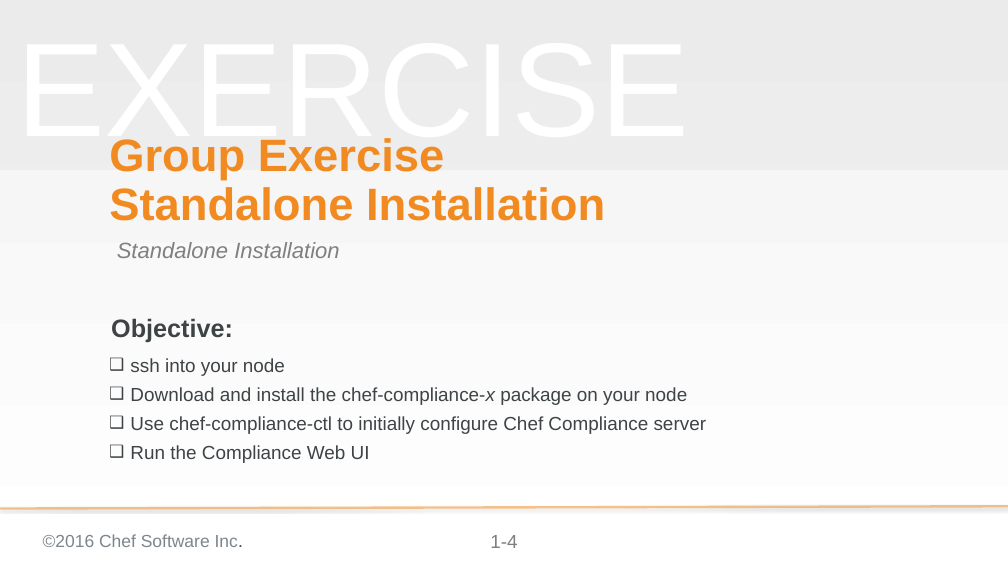
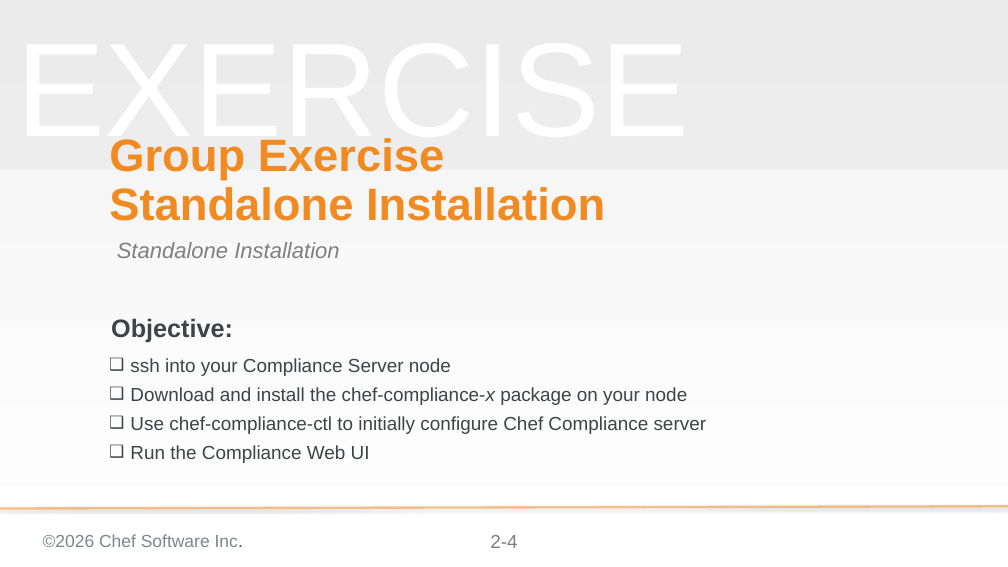
Before and after one commit to bchamby/chef-compliance-installation-configuration-operation, a slide deck: slide 4 of 02-Install.pptx. Drawn at 1008x567 pixels with LibreOffice and Linux fonts; fonts in the diff are those of the drawing; background and template pictures are left out. Boxes give left, top, right and bottom in pixels: in the first picture for what was removed or moved away, otherwise in the second. Text is boxed around its words. In the diff, an @@ line names an element or a change of style, - is before the commit and + after.

```diff
--- a/02-Install.pptx
+++ b/02-Install.pptx
@@ text at bbox=[130, 358, 451, 376]: text changed @@
-❑ ssh into your node
+❑ ssh into your Compliance Server node
@@ text at bbox=[43, 534, 243, 547]: text changed @@
-©2016 Chef Software Inc.
+©2026 Chef Software Inc.
@@ page number at bbox=[490, 535, 517, 548]: text changed @@
-1-4
+2-4
```
Also in this commit, not shown: 15 other slides changed.
